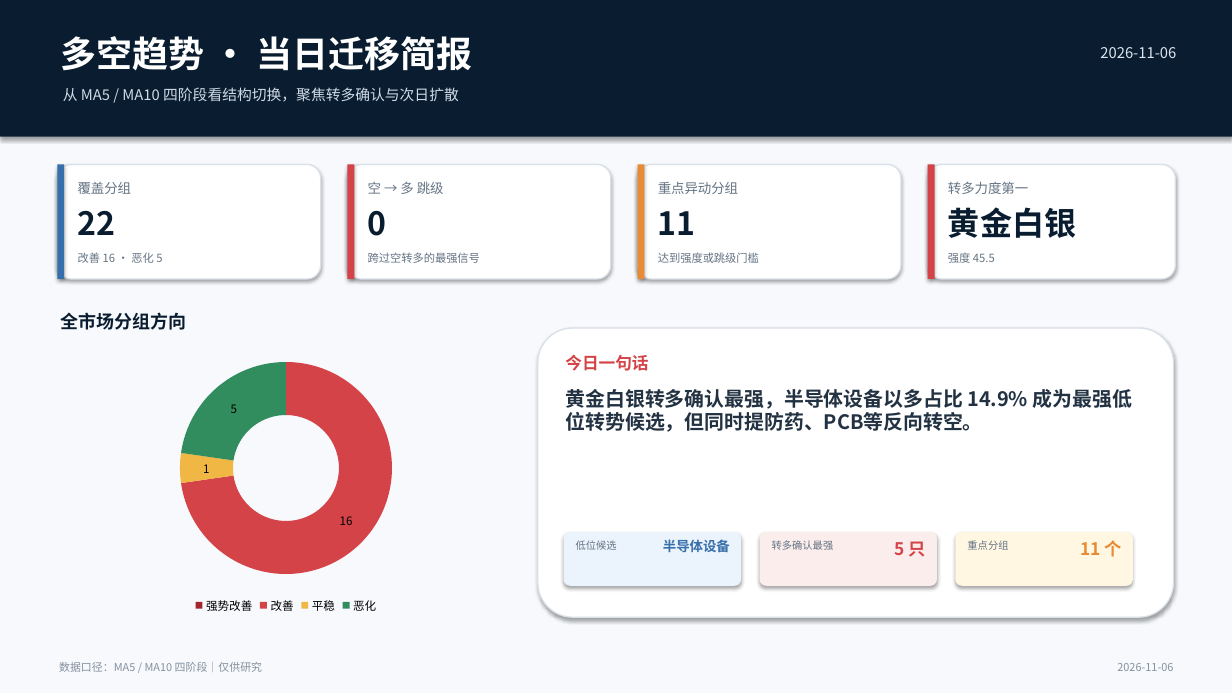
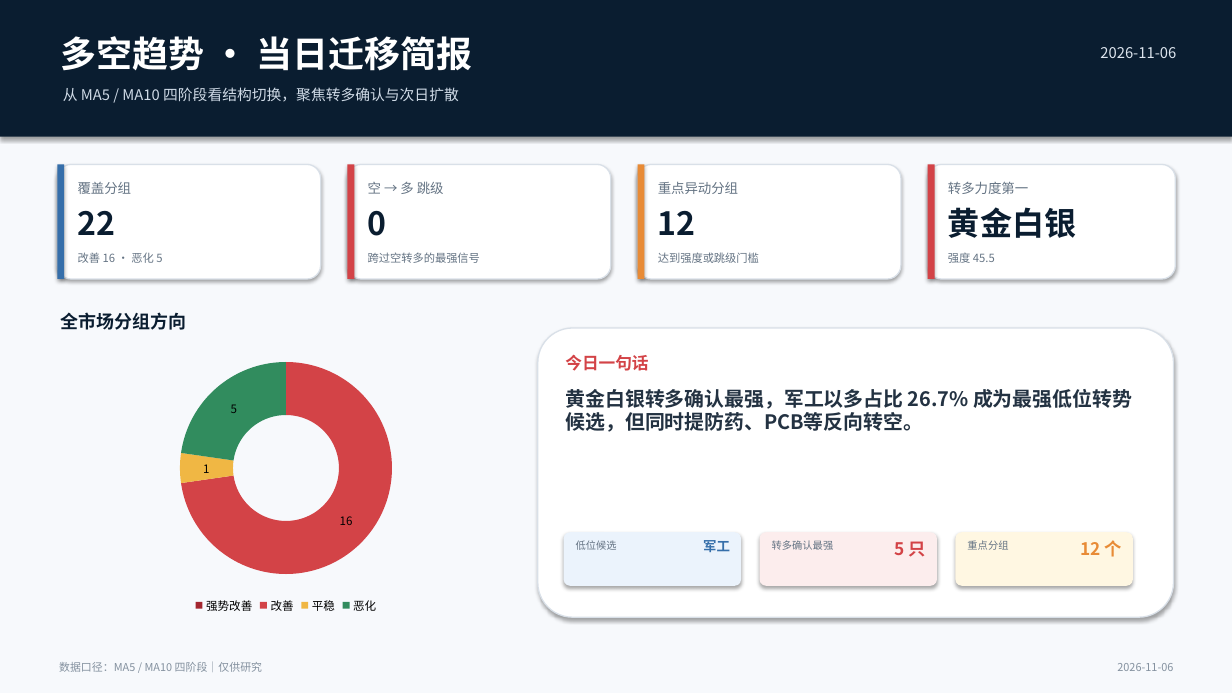
Before and after one commit to nancybhc/a-share-blast-lab, a slide deck: slide 1 of assets/多空阶段简报_2026-11-06.pptx. Drawn at 1232x693 pixels with LibreOffice and Linux fonts; fonts in the diff are those of the drawing. Boxes give left, top, right and bottom in pixels: in the first picture for what was removed or moved away, otherwise in the second. Text is boxed around its words. In the diff, an @@ line names an element or a change of style, - is before the commit and + after.

```diff
--- a/assets/多空阶段简报_2026-11-06.pptx
+++ b/assets/多空阶段简报_2026-11-06.pptx
@@ text at (x1=658, y1=211, x2=696, y2=235): text changed @@
-11
+12
@@ text at (x1=566, y1=389, x2=1132, y2=432): text changed @@
-黄金白银转多确认最强，半导体设备以多占比 14.9% 成为最强低位转势候选，但同时提防药、PCB等反向转空。
+黄金白银转多确认最强，军工以多占比 26.7% 成为最强低位转势候选，但同时提防药、PCB等反向转空。
@@ text at (x1=703, y1=540, x2=730, y2=552): text changed @@
-半导体设备
+军工
@@ text at (x1=1080, y1=540, x2=1122, y2=557): text changed @@
-11 个
+12 个
```
Also in this commit, not shown: 3 other slides changed, 13 other files.
